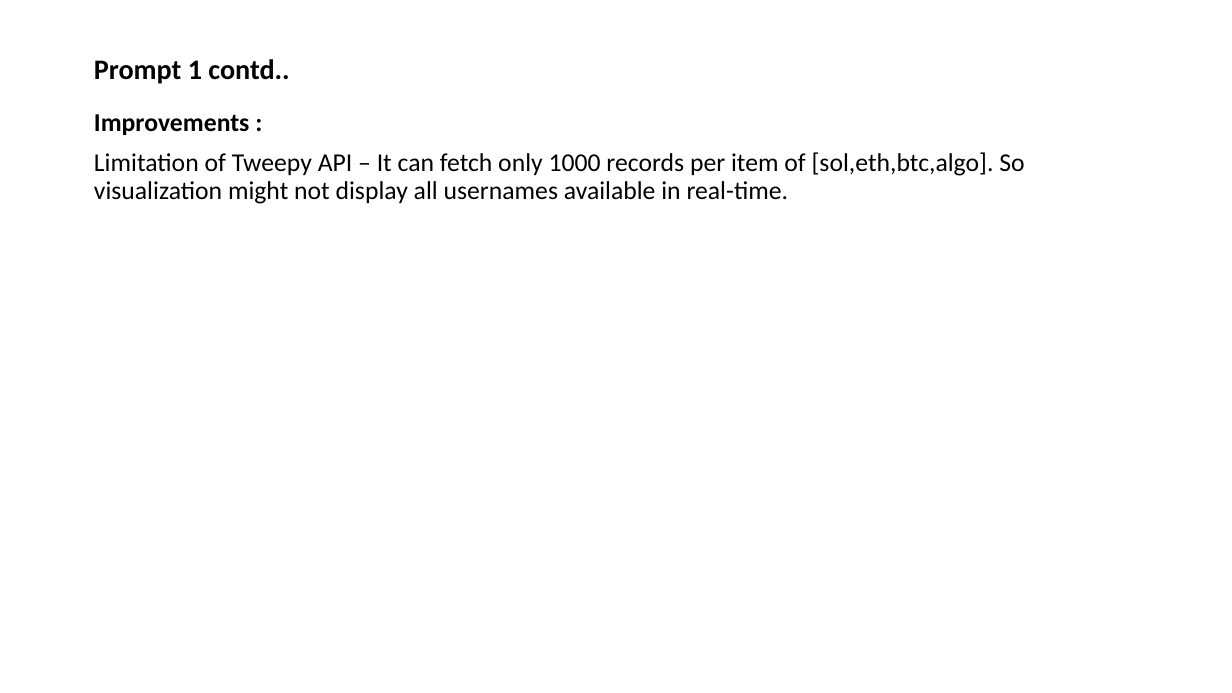
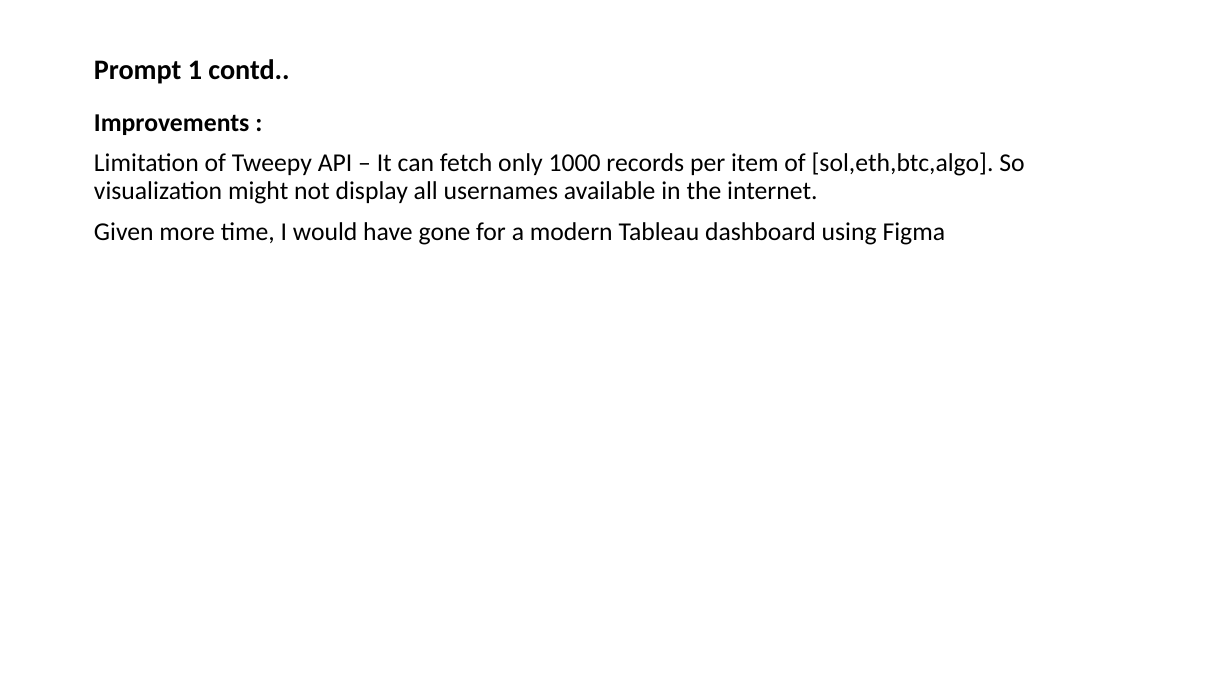
Before and after one commit to swarna-rk/NFTs, a slide deck: slide 2 of Swarna_NFT_ANALYTICS_SKILLS_TEST_03.pptx. Drawn at 1232x693 pixels with LibreOffice and Linux fonts; fonts in the diff are those of the drawing. Boxes give left, top, right and bottom in pixels: in the first picture for what was removed or moved away, otherwise in the second. Text is boxed around its words. In the diff, an @@ line names an element or a change of style, - is before the commit and + after.

```diff
--- a/Swarna_NFT_ANALYTICS_SKILLS_TEST_03.pptx
+++ b/Swarna_NFT_ANALYTICS_SKILLS_TEST_03.pptx
@@ text at (94,152,1024,245): text changed @@
-Limitation of Tweepy API – It can fetch only 1000 records per item of [sol,eth,btc,algo]. So visualization might not display all usernames available in real-time.
+Limitation of Tweepy API – It can fetch only 1000 records per item of [sol,eth,btc,algo]. So visualization might not display all usernames available in the internet.
+Given more time, I would have gone for a modern Tableau dashboard using Figma
```
Also in this commit, not shown: 1 other slide changed, 1 other file.
